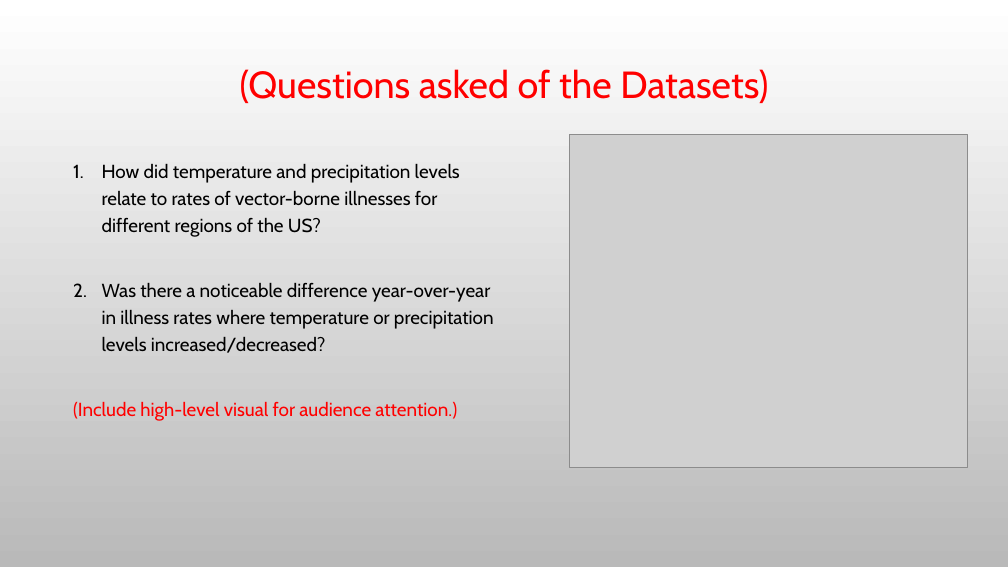
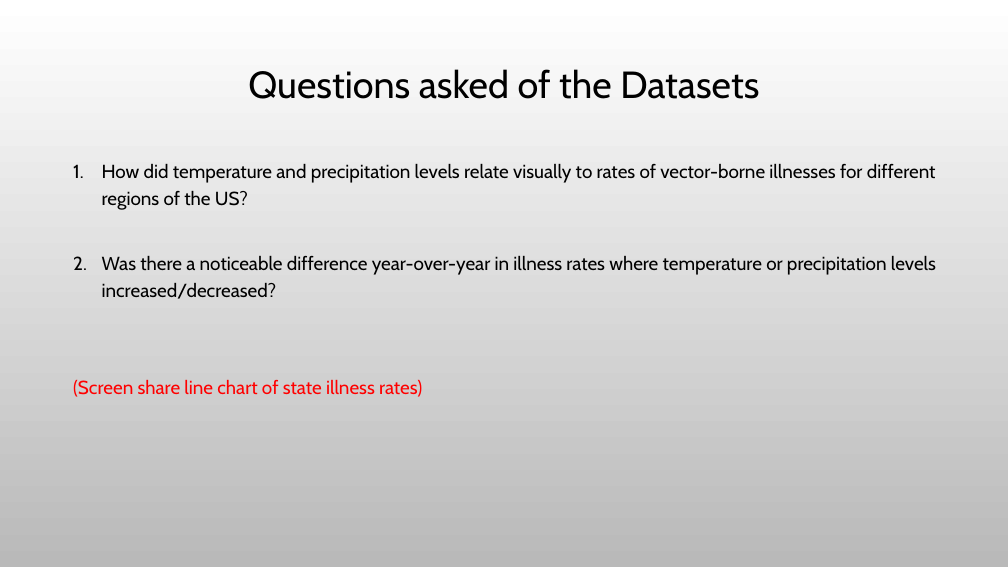
Before and after one commit to Evdawg/Project_3_Mosquito-borne_Diseases, a slide deck: slide 3 of Presentation.pptx. Drawn at 1008x567 pixels with LibreOffice and Linux fonts; fonts in the diff are those of the drawing; grey boxes stand for pictures; background and template pictures are left out. Boxes give left, top, right and bottom in pixels: in the first picture for what was removed or moved away, otherwise in the second. Text is boxed around its words. In the diff, an @@ line names an element or a change of style, - is before the commit and + after.

```diff
--- a/Presentation.pptx
+++ b/Presentation.pptx
@@ title at [248, 69, 759, 99]: text changed; text colour #FF0000 to #000000 @@
-(Questions asked of the Datasets)
+Questions asked of the Datasets
@@ picture removed at [569, 135, 968, 467] @@
@@ text at [102, 164, 936, 210]: text changed @@
-  1. How did temperature and precipitation levels relate to rates of vector-borne illnesses for different regions of the US?
+  1. How did temperature and precipitation levels relate visually to rates of vector-borne illnesses for different regions of the US?
@@ text at [73, 380, 422, 397]: text changed @@
-  (Include high-level visual for audience attention.)
+  (Screen share line chart of state illness rates)
```
Also in this commit, not shown: 4 other slides changed, 1 slide removed, 1 other file.
